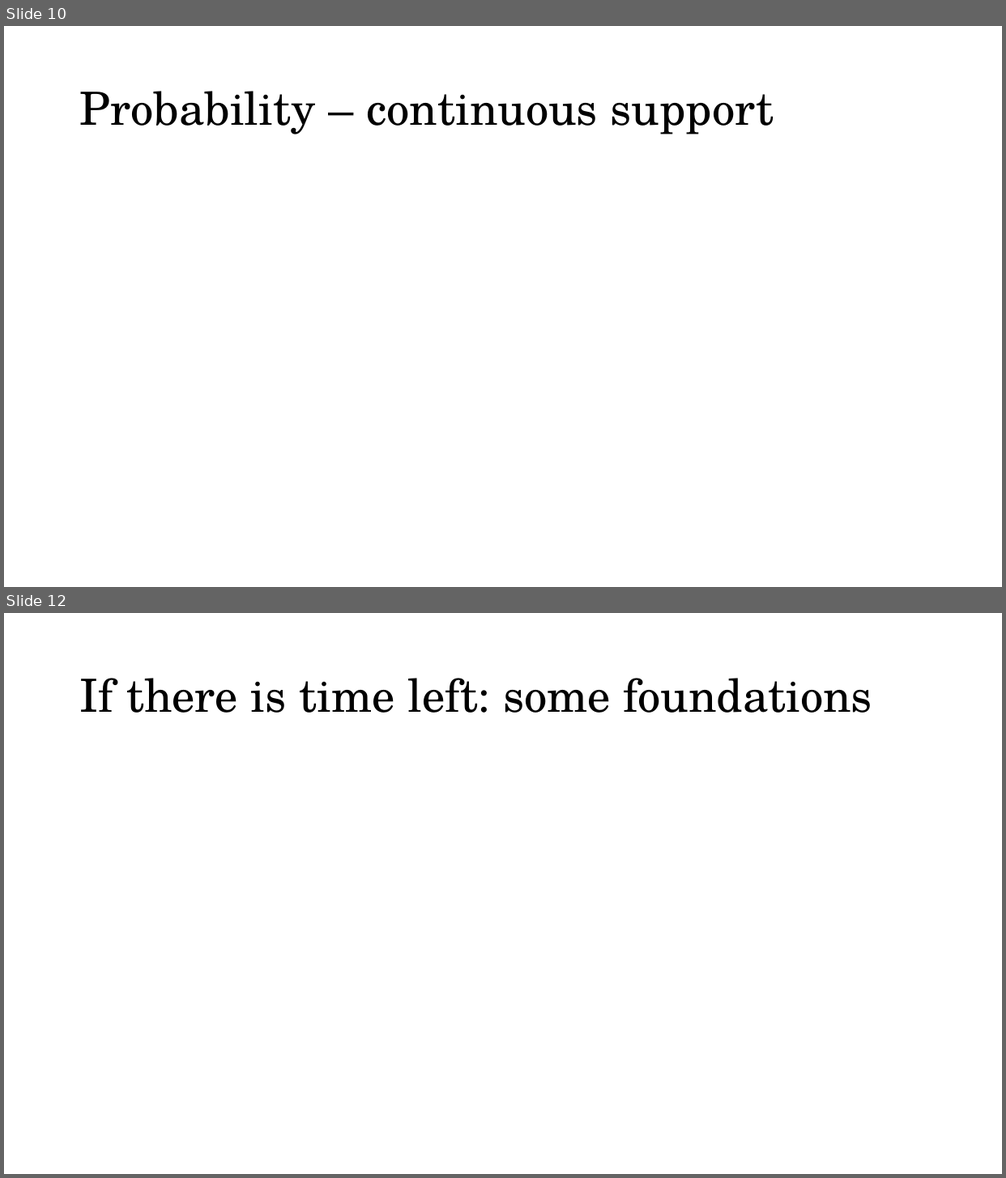
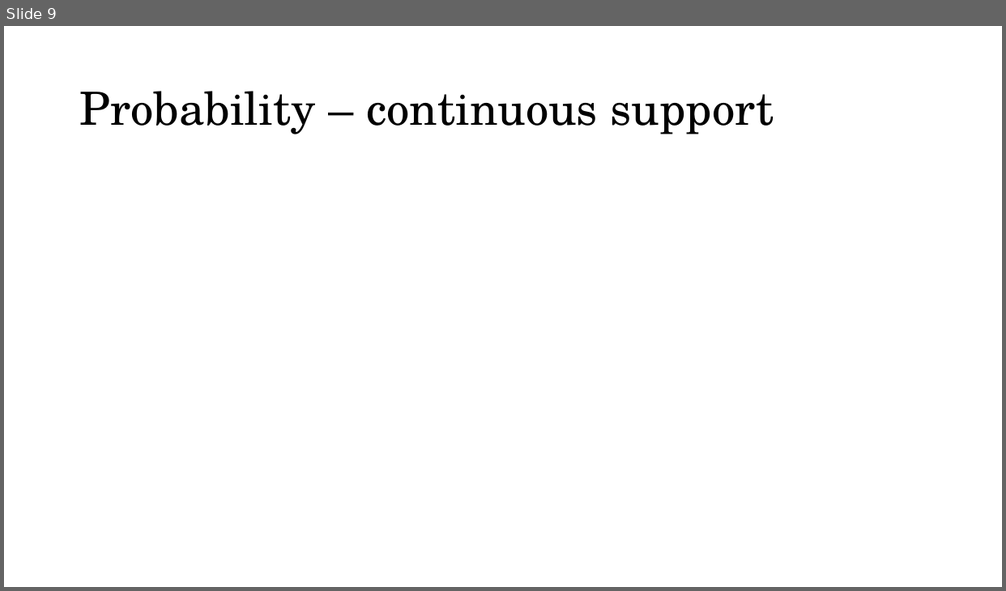
Before and after one commit to thelogicalgrammar/pLoT_course, a slide deck: book/lectures/3_supplementaryLab.pptx. Shown one above the other, each under a label of ours: slides 10 and 12 before the commit, slide 9 after it; the slides between them are not shown. The pictures are 1006x1178 and 1006x591 pixels, drawn with LibreOffice and Linux fonts; fonts in the diff are those of the drawing; grey boxes stand for pictures; background and template pictures are left out. Boxes give left, top, right and bottom in pixels: in the first picture for what was removed or moved away, otherwise in the second. Text is boxed around its words. In the diff, an @@ line names an element or a change of style, - is before the commit and + after.

```diff
--- a/book/lectures/3_supplementaryLab.pptx
+++ b/book/lectures/3_supplementaryLab.pptx
@@ slide 12 removed at [4,613,1002,1174], background #FFFFFF @@
@@ title removed at [80,678,872,713] @@
-If there is time left: some foundations
@@ what was slide 10 is now slide 9 @@
```
Also in this commit, not shown: 1 slide changed, 2 other slides removed, 7 other files.
